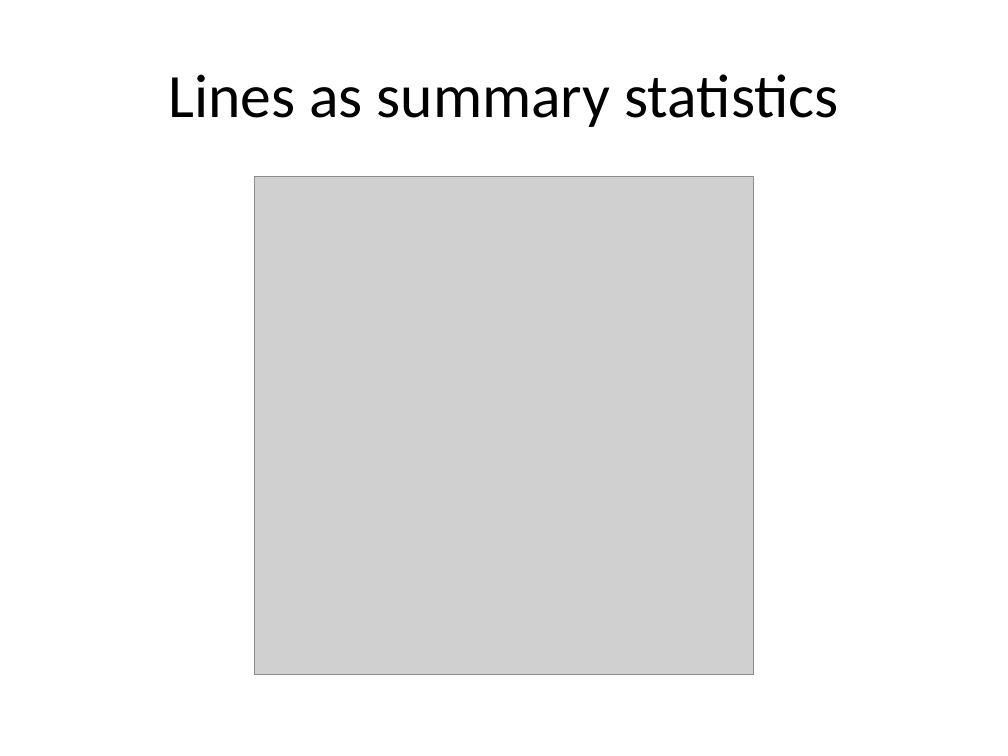
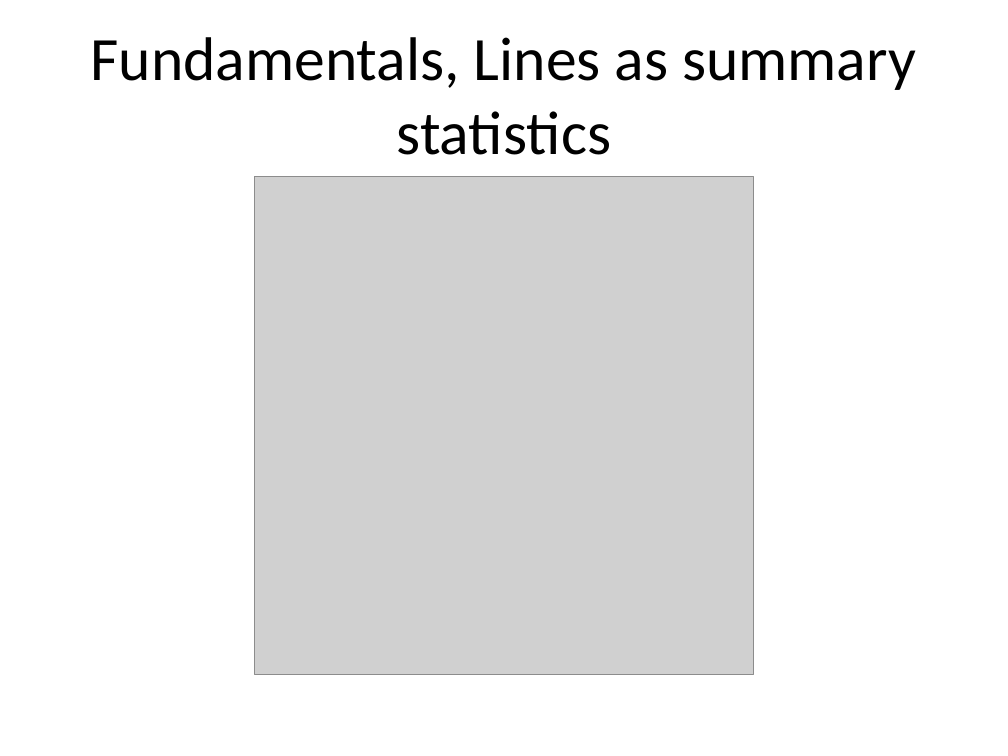
Before and after one commit to pmean/data-visualization, a slide deck: slide 9 of data-viz-03/component/fundamentals.pptx. Drawn at 1008x756 pixels with LibreOffice and Linux fonts; fonts in the diff are those of the drawing; grey boxes stand for pictures. Boxes give left, top, right and bottom in pixels: in the first picture for what was removed or moved away, otherwise in the second. Text is boxed around its words. In the diff, an @@ line names an element or a change of style, - is before the commit and + after.

```diff
--- a/data-viz-03/component/fundamentals.pptx
+++ b/data-viz-03/component/fundamentals.pptx
@@ title at (91,37,916,155): text changed @@
-Lines as summary statistics
+Fundamentals, Lines as summary statistics
```
Also in this commit, not shown: 16 other slides changed, 3 slides added, 8 other files.
